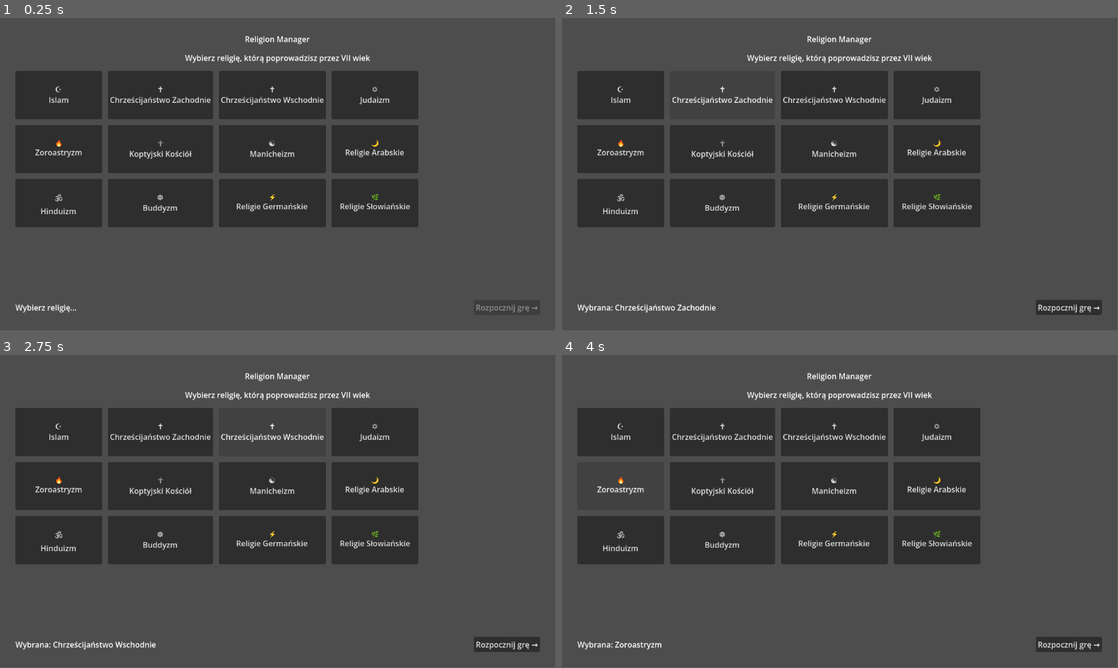
Above: before the commit, frames 1-4 (two rows, left to right).
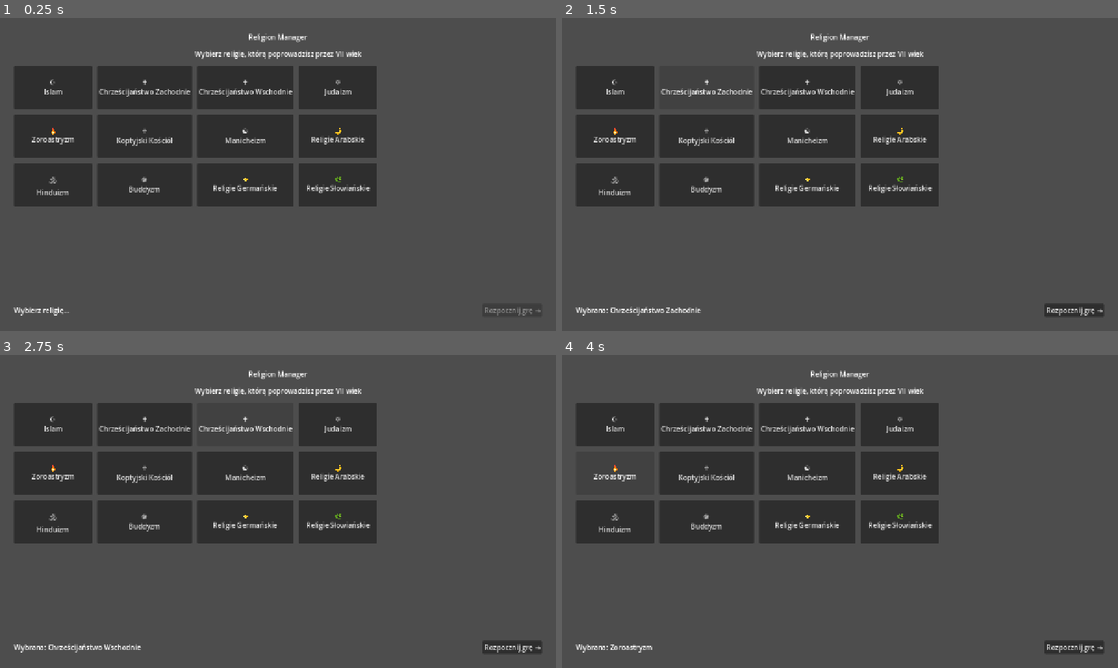
Above: after the commit, the same moments.

Repository: tomi77/church-manager
Game: Godot game, scene res://scenes/Main.tscn
The game is run twice, just before and just after one commit, with the same random seed, the same clock (stepped at 60 frames per second) and the same inputs.
Inputs:
- Up to frame 1 (0.25 s): no input
- Up to frame 2 (1.5 s): click "☪ Islam" at 0.5 s; click "✝ Chrześcijaństwo Zachodnie" at 1.25 s
- Up to frame 3 (2.75 s): click "✝ Chrześcijaństwo Wschodnie" at 2 s
- Up to frame 4 (4 s): click "✡ Judaizm" at 2.75 s; click "🔥 Zoroastryzm" at 3.5 s
In our replay, the window is 799x449 before the commit and 800x450 after it. These sizes can differ from the game's own. Grey fills any space a smaller window leaves; there, only what the larger window draws over its background counts as a difference.

The runs differ from the first frame. In frame 1, 18% of the frame differs, in the area x 2-98%, y 4-96%; in frame 2, 18%; in frame 3, 18%; in frame 4, 18%.

Commit message:
feat(display): wlacz skalowanie sceny i powieksz okno startowe
Dodana sekcja [display] w project.godot:
- viewport bazowy 1280x720 (mieści pozycje prowincji 100..700 x 100..420)
- window override 1600x900 — startowe okno czytelne na Retinie
- stretch/mode=canvas_items — całe UI skaluje sie proporcjonalnie
- stretch/aspect=expand — brak letterboxa, dodatkowa przestrzen zostaje
  uzytkowa zamiast czarnych paskow

Adresuje ekstremalnie mała czcionkę na startowym oknie i brak
skalowania przy resize.

Co-Authored-By: Claude Opus 4.7 <noreply@anthropic.com>

Diff:
--- a/project.godot
+++ b/project.godot
@@ -19,6 +19,15 @@
 
 GameState="*res://scripts/engine/GameState.gd"
 
+[display]
+
+window/size/viewport_width=1280
+window/size/viewport_height=720
+window/size/window_width_override=1600
+window/size/window_height_override=900
+window/stretch/mode="canvas_items"
+window/stretch/aspect="expand"
+
 [editor_plugins]
 
 enabled=PackedStringArray("res://addons/gut/plugin.cfg")
